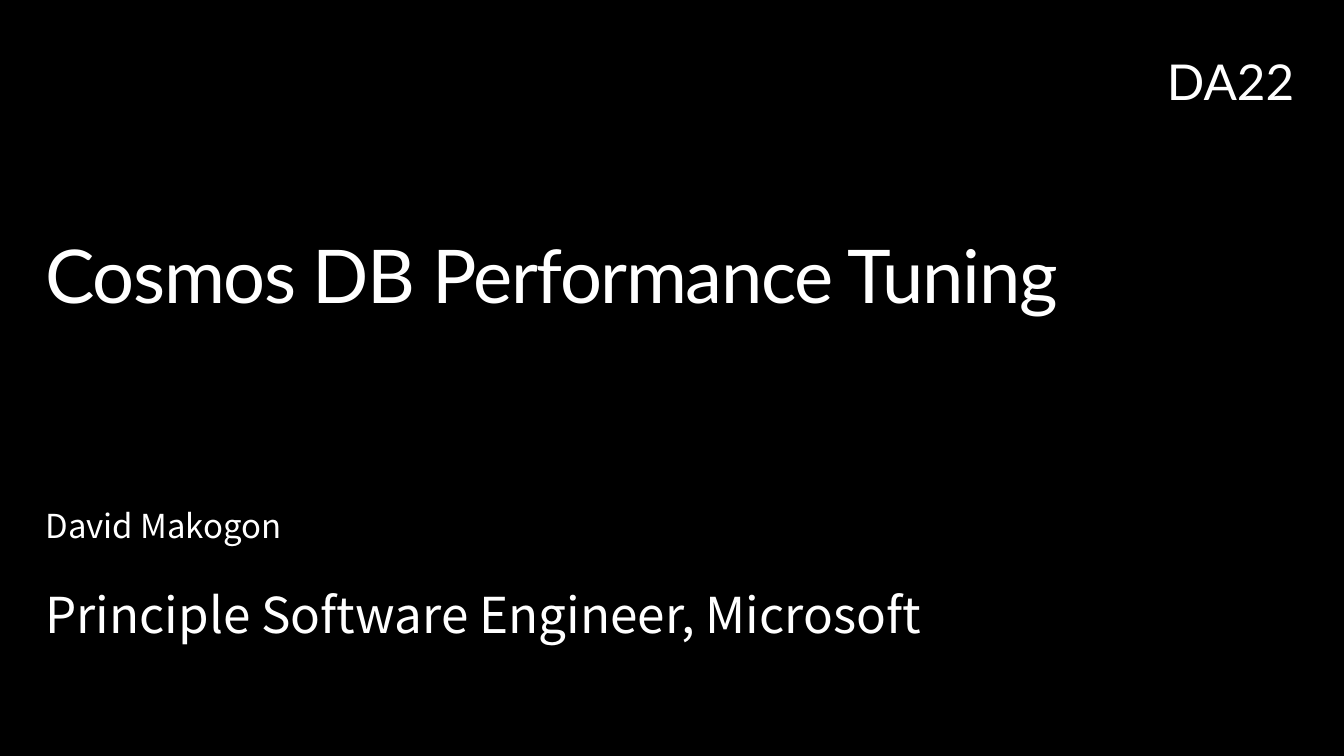
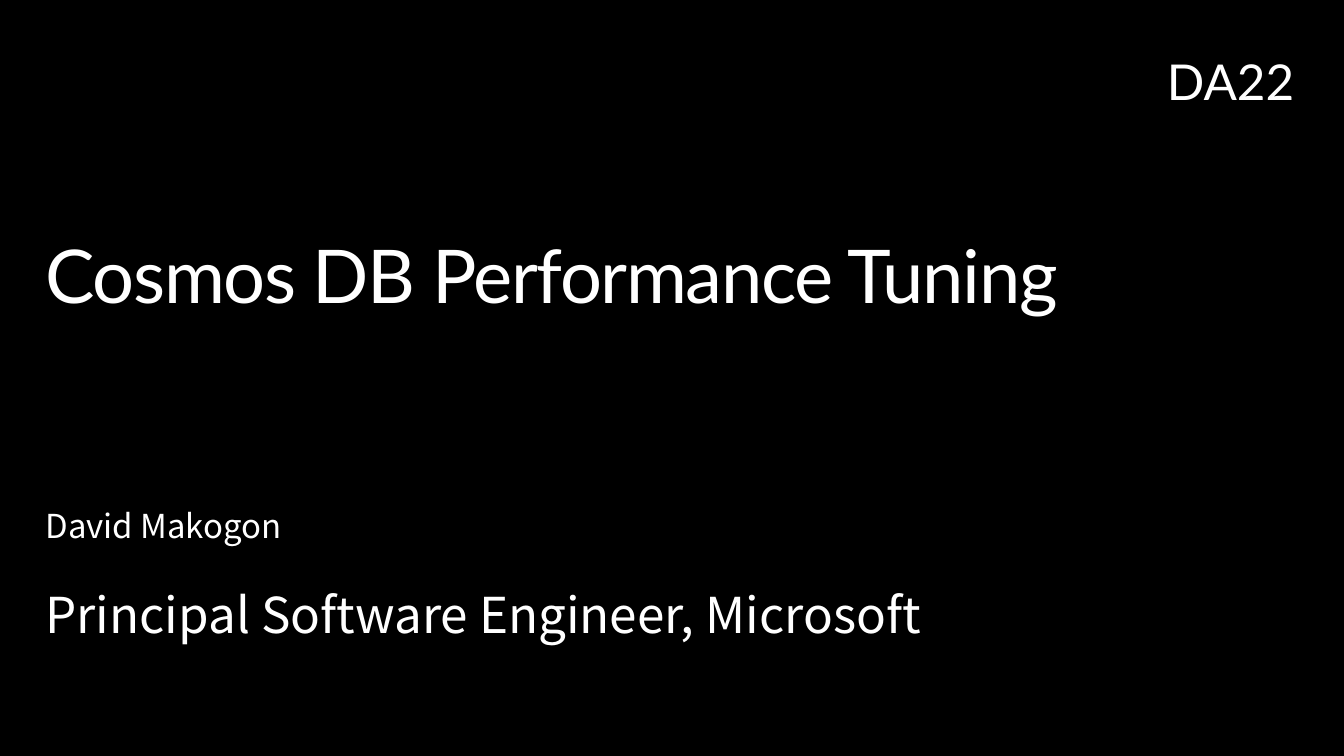
Before and after one commit to dmakogon/decode2018, a slide deck: slide 1 of decode2018_cosmosdb.pptx. Drawn at 1344x756 pixels with LibreOffice and Linux fonts; fonts in the diff are those of the drawing; background and template pictures are left out. Boxes give left, top, right and bottom in pixels: in the first picture for what was removed or moved away, otherwise in the second. Text is boxed around its words. In the diff, an @@ line names an element or a change of style, - is before the commit and + after.

```diff
--- a/decode2018_cosmosdb.pptx
+++ b/decode2018_cosmosdb.pptx
@@ text at (45,593,921,646): text changed @@
-Principle Software Engineer, Microsoft
+Principal Software Engineer, Microsoft
```
Also in this commit, not shown: 3 other slides changed, 6 slides added, 7 slides removed.
